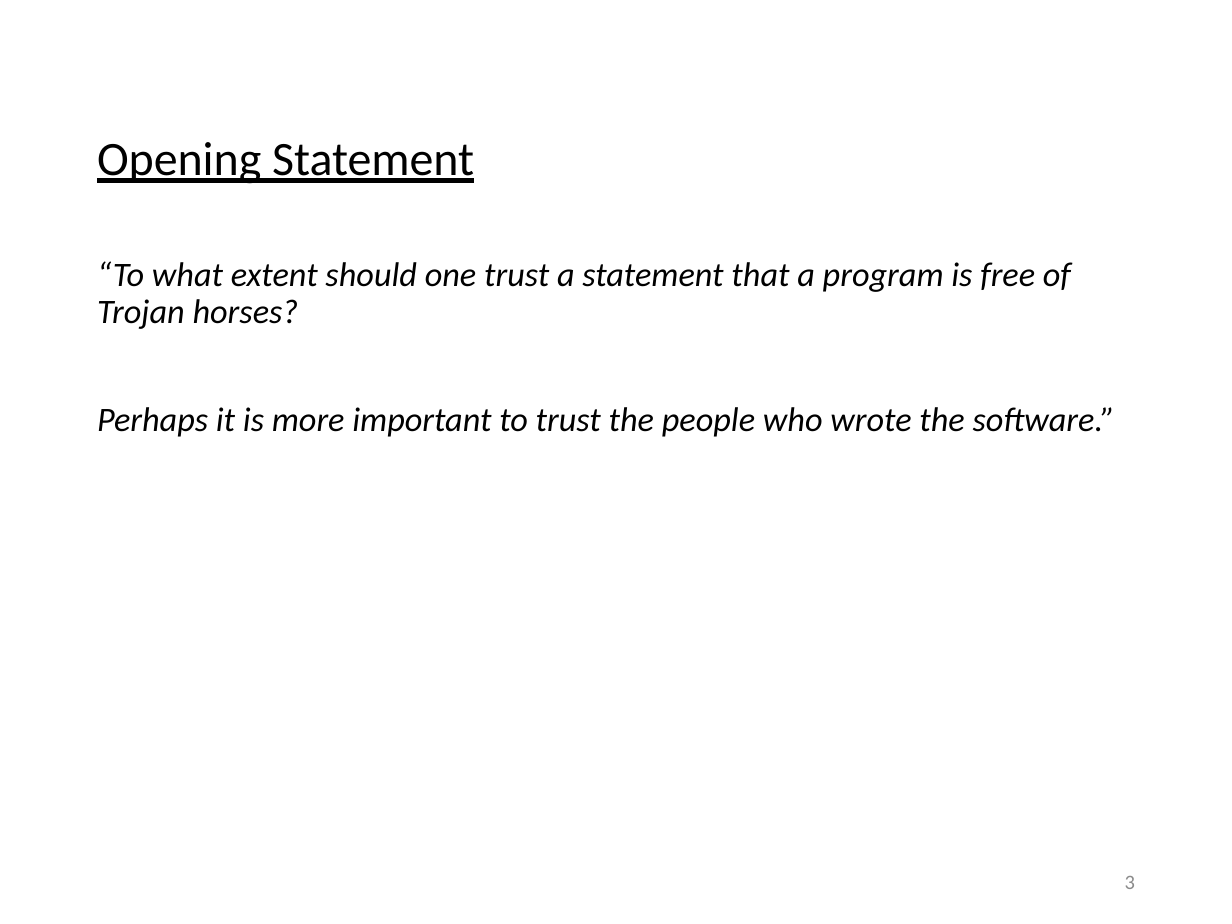
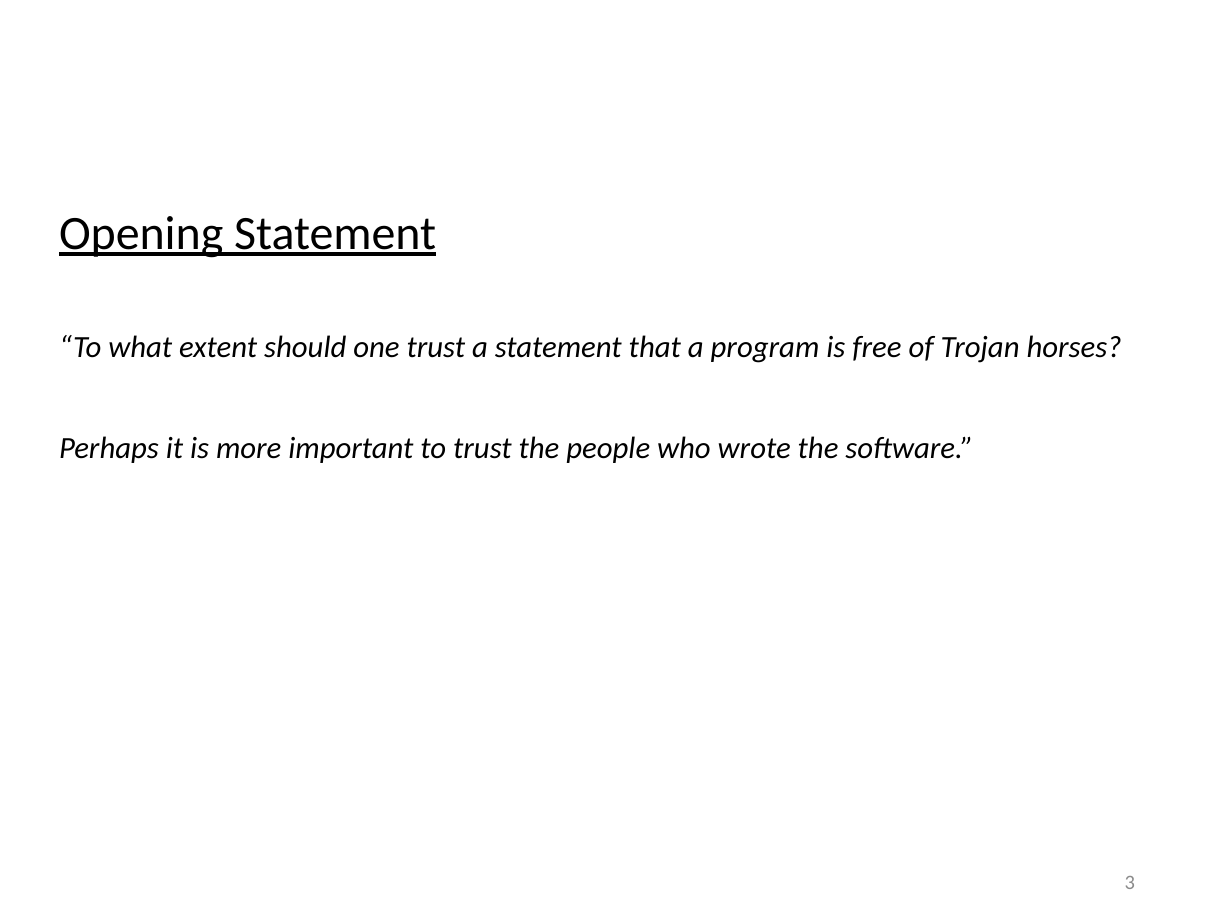
Before and after one commit to yeokm1/reflections-on-trusting-trust, a slide deck: slide 3 of reflections-on-trusting-trust-slides.pptx. Drawn at 1232x924 pixels with LibreOffice and Linux fonts; fonts in the diff are those of the drawing. Boxes give left, top, right and bottom in pixels: in the first picture for what was removed or moved away, otherwise in the second. Text is boxed around its words. In the diff, an @@ line names an element or a change of style, - is before the commit and + after.

```diff
--- a/reflections-on-trusting-trust-slides.pptx
+++ b/reflections-on-trusting-trust-slides.pptx
@@ text "Opening Statement": place and size @@
-text "Opening Statement" at (97, 142, 1115, 437)
+text "Opening Statement" at (59, 216, 1122, 463)
@@ text at (59, 335, 1122, 463): size 20 to 18 pt in "“To what extent should one trust a ...", "Perhaps it is more important to trust ..." @@
```
Also in this commit, not shown: 13 other slides changed, 1 other file.
